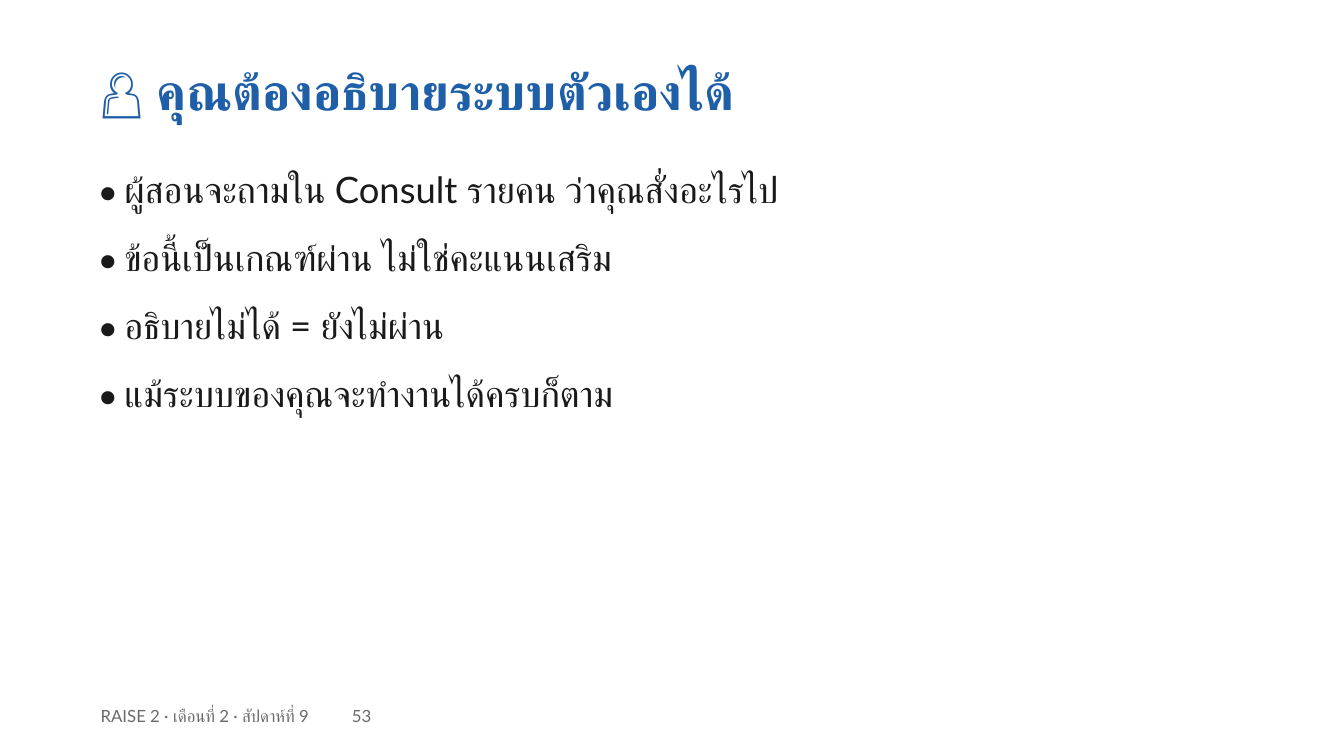
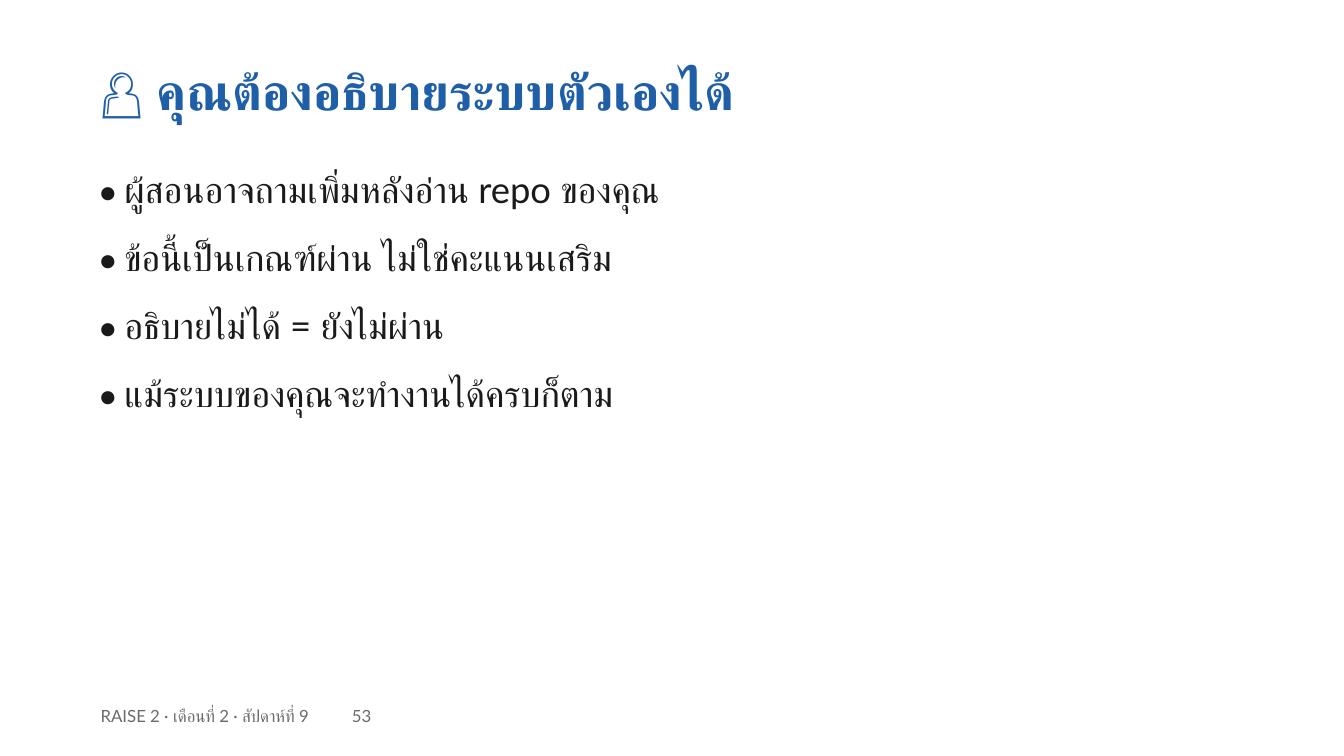
Before and after one commit to cnacha-mfu/raise2-module2, a slide deck: slide 53 of materials/week9/w9-slides.pptx. Drawn at 1344x756 pixels with LibreOffice and Linux fonts; fonts in the diff are those of the drawing. Boxes give left, top, right and bottom in pixels: in the first picture for what was removed or moved away, otherwise in the second. Text is boxed around its words. In the diff, an @@ line names an element or a change of style, - is before the commit and + after.

```diff
--- a/materials/week9/w9-slides.pptx
+++ b/materials/week9/w9-slides.pptx
@@ text at (124,175,660,214): text changed @@
-• ผู้สอนจะถามใน Consult รายคน ว่าคุณสั่งอะไรไป
+• ผู้สอนอาจถามเพิ่มหลังอ่าน repo ของคุณ
```
Also in this commit, not shown: 5 other slides changed, 5 other files.
